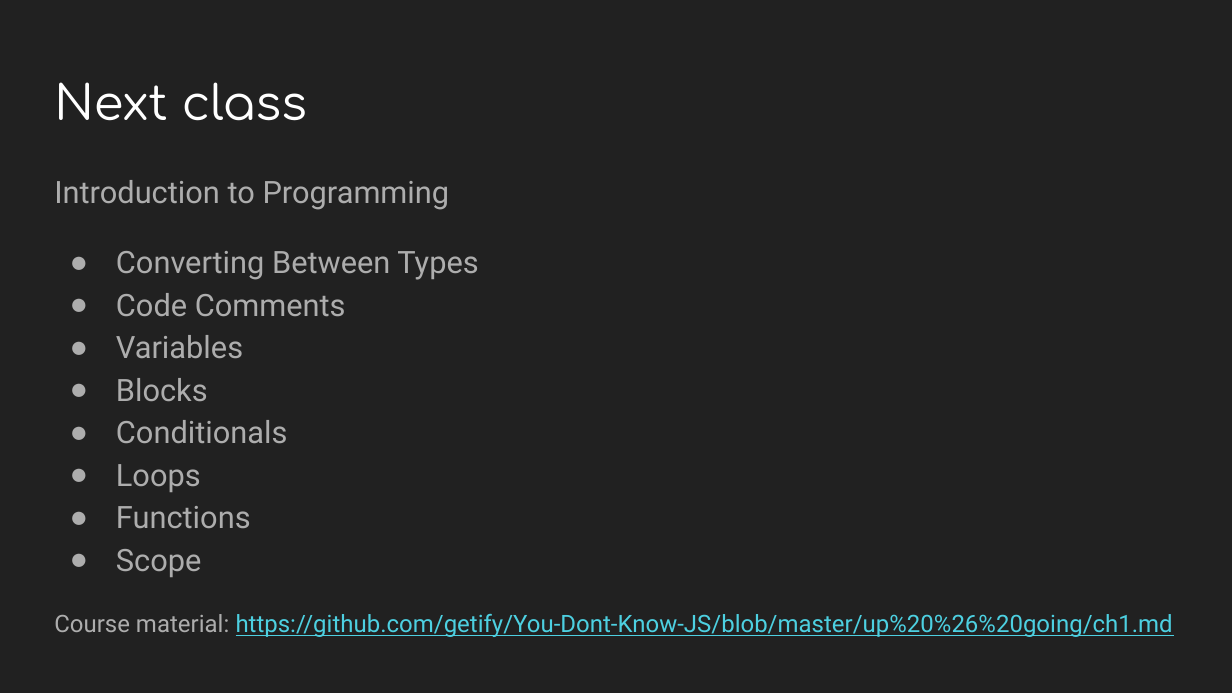
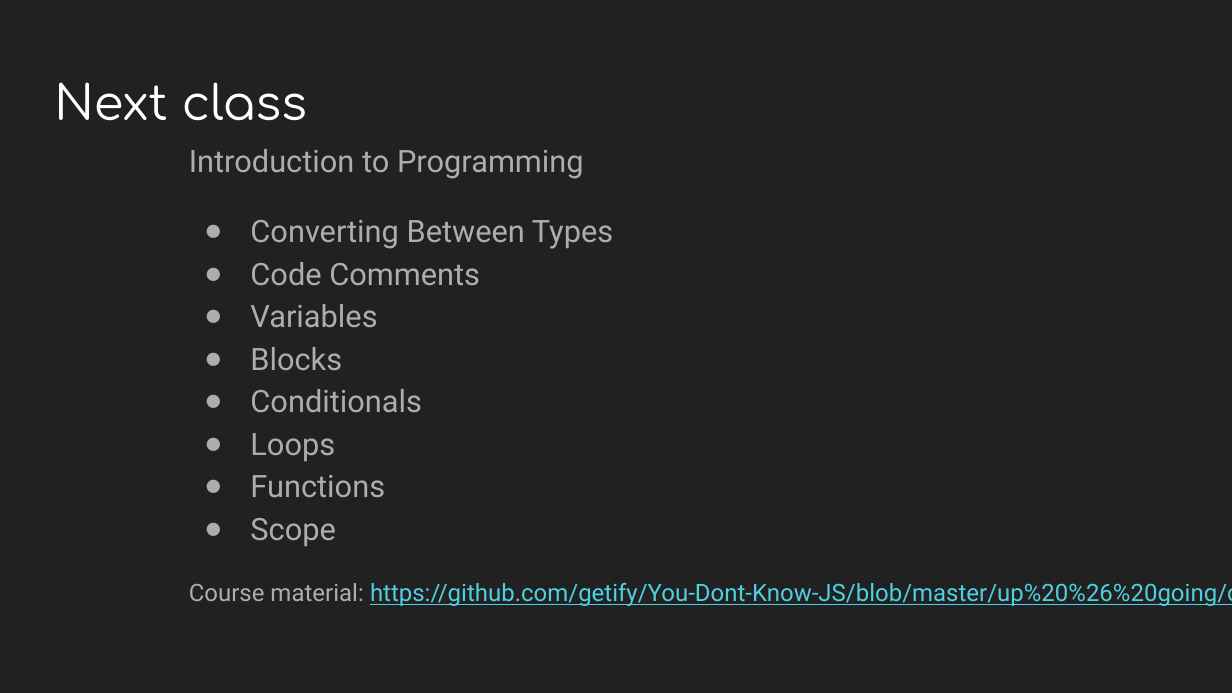
Before and after one commit to njugunairene/JS, a slide deck: slide 22 of slide 1.pptx. Drawn at 1232x693 pixels with LibreOffice and Linux fonts; fonts in the diff are those of the drawing; background and template pictures are left out. Boxes give left, top, right and bottom in pixels: in the first picture for what was removed or moved away, otherwise in the second. Text is boxed around its words. In the diff, an @@ line names an element or a change of style, - is before the commit and + after.

```diff
--- a/slide 1.pptx
+++ b/slide 1.pptx
@@ text "Introduction to Programming" rewrapped from [54,180,1173,637] to [189,149,1232,606] @@
```
Also in this commit, not shown: 2 other files.
